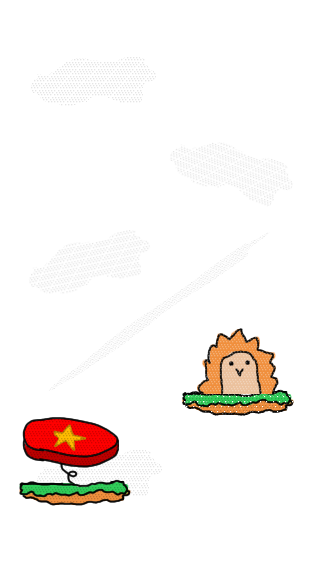
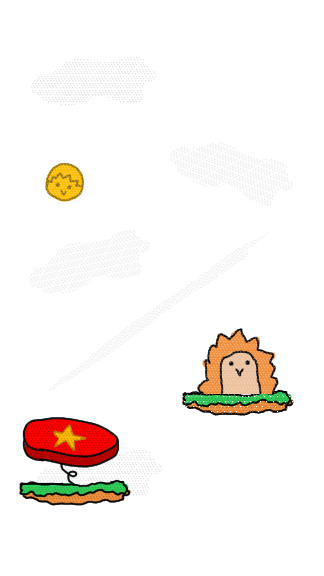
Two versions of the same layered image (w=324, h=576). Layer-by-layer changes:
added layer "Layer 5" above "Dithers" over [45, 163, 84, 202]
hid group "Dithers" (2 layers) over [45, 163, 84, 202]
